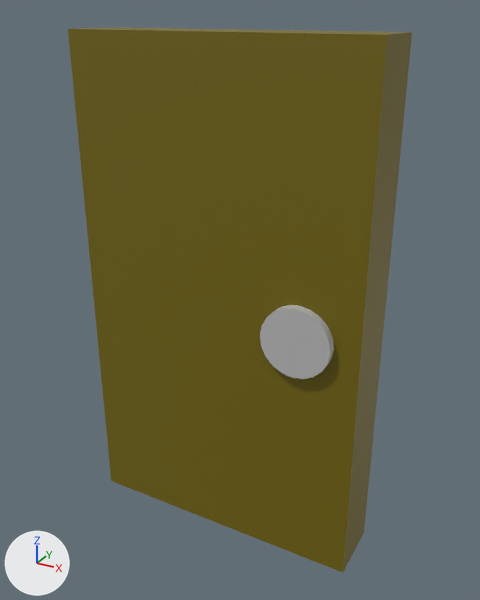
One commit to the FBX model Assets/GoalFlag.fbx: the scene before it, then after it.
Camera for both pictures: a 50 mm lens placed at (0.01017, -0.01777, 0.01266), pointed at (0.00033, 0.00012, 0.00372). The axes (+X, +Y, +Z) are drawn at lower left. The lights are the same throughout. Where no turn or scale is listed for an object, it has been applied to the vertices.

The older version as bpy lines, for what is in view:
```python
mat_lambert2 = principled_material('lambert2')
mat_lambert2.base_color = (0.176, 0.135, 0.0)  # dark yellow #746700
me_mesh = bpy.data.meshes.new('Mesh')
me_mesh.from_pydata(...)  # 54 vertices, 100 faces; spans x -0.005..0.005, y -0.0012..0.0012, z -0.0085..0.0085
# faces by material slot: [20, 80]
me_mesh.materials.append(mat_lambert2)  # dark yellow #746700
me_mesh.materials.append(mat_lambert3)  # grey #bcbcbc
ob_pcube2 = bpy.data.objects.new('pCube2', me_mesh)
ob_pcube2.location = (0.0, -0.00015, 0.00354)
```
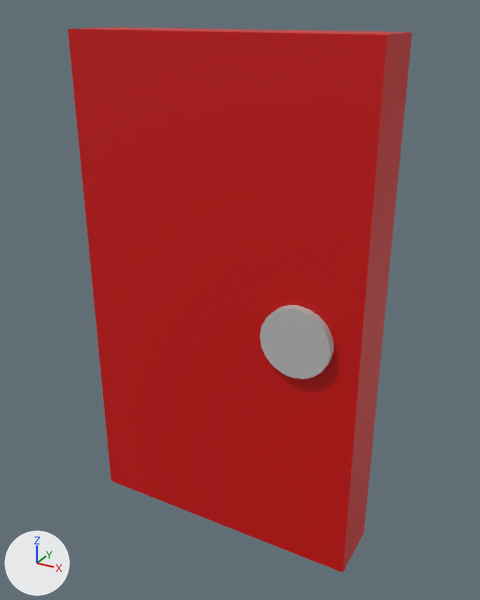
Changed parts and their boxes [x1, y1, x2, y2] in the pictures (480 x 600 px):
'pCube2', recoloured: [68, 27, 412, 573] in both

The change, as a list of edits to the scene's bpy script:
```text
Change mat_lambert2:
    mat_lambert2.base_color: (0.176, 0.135, 0.0) -> (0.615, 0.0, 0.0)  # dark yellow #746700 -> red #ce0000
```
